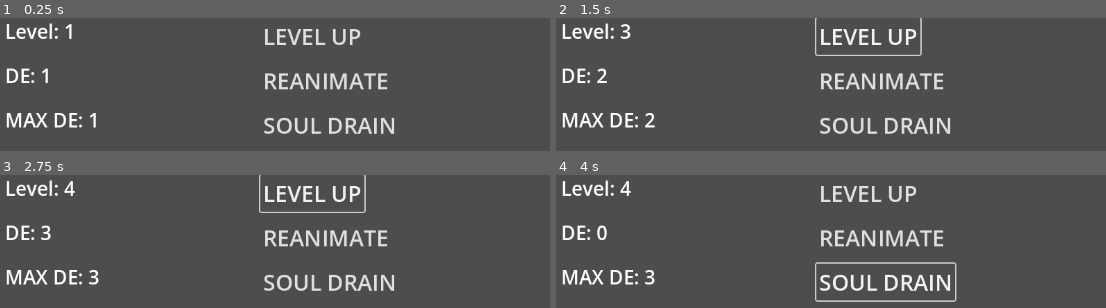
Above: before the commit, frames 1-4 (two rows, left to right).
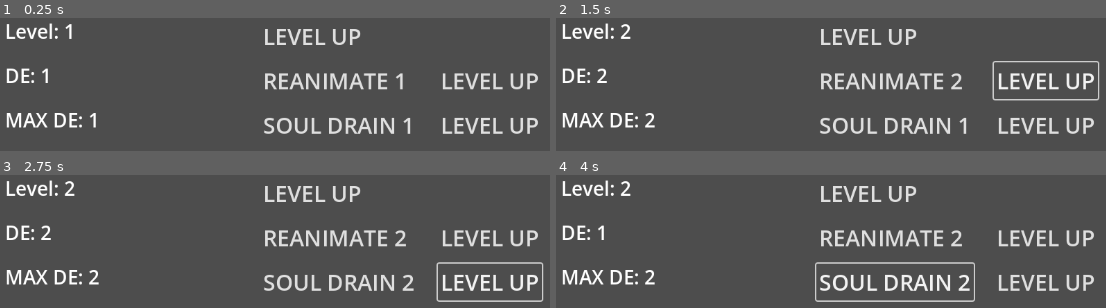
Above: after the commit, the same moments.

Repository: ericosg/arisen
Game: Godot game, scene res://scenes/world.tscn
Two runs of this game, one before a commit and one after it. Both use one fixed random seed, a clock stepped at 60 frames per second and the inputs below.
Inputs:
- Up to frame 1 (0.25 s): no input
- Up to frame 2 (1.5 s): click "LEVEL UP" at 0.5 s; click "LEVEL UP" at 1.25 s
- Up to frame 3 (2.75 s): click "LEVEL UP" at 2 s
- Up to frame 4 (4 s): click "REANIMATE" (after the commit: "REANIMATE 2") at 2.75 s; click "SOUL DRAIN" (after the commit: "SOUL DRAIN 2") at 3.5 s

The runs differ from the first frame. In frame 1, 2.0% of the frame differs, in the area x 72-98%, y 41-88%; in frame 2, 3.3%; in frame 3, 3.5%, in the area x 7-99%, y 0-96%; in frame 4, 2.7%.

Commit message:
show spell levels

Diff:
--- a/scenes/world.tscn
+++ b/scenes/world.tscn
@@ -60,9 +60,29 @@
 theme_type_variation = &"FlatButton"
 text = "SOUL DRAIN"
 
+[node name="ReanimateLevelUp" type="Button" parent="UI"]
+offset_left = 640.0
+offset_top = 64.0
+offset_right = 790.0
+offset_bottom = 117.0
+theme = ExtResource("1_rwgxs")
+theme_type_variation = &"FlatButton"
+text = "LEVEL UP"
+
+[node name="SoulDrainLevelUp" type="Button" parent="UI"]
+offset_left = 640.0
+offset_top = 128.0
+offset_right = 790.0
+offset_bottom = 181.0
+theme = ExtResource("1_rwgxs")
+theme_type_variation = &"FlatButton"
+text = "LEVEL UP"
+
 [node name="MainCharacter" type="Node2D" parent="."]
 script = ExtResource("1_nnsk1")
 
 [connection signal="pressed" from="UI/LevelUp" to="MainCharacter" method="_on_level_up_pressed"]
 [connection signal="pressed" from="UI/Reanimate" to="MainCharacter" method="_on_reanimate_pressed"]
 [connection signal="pressed" from="UI/SoulDrain" to="MainCharacter" method="_on_soul_drain_pressed"]
+[connection signal="pressed" from="UI/ReanimateLevelUp" to="MainCharacter" method="_on_reanimate_level_up_pressed"]
+[connection signal="pressed" from="UI/SoulDrainLevelUp" to="MainCharacter" method="_on_soul_drain_level_up_pressed"]
--- a/scripts/MainCharacter.gd
+++ b/scripts/MainCharacter.gd
@@ -1,8 +1,10 @@
 extends Node
 
-@onready var level_label      : Label = $"../UI/Level"
-@onready var max_de_label     : Label = $"../UI/MaxDarkEnergy"
-@onready var current_de_label : Label = $"../UI/DarkEnergy"
+@onready var level_label       : Label  = $"../UI/Level"
+@onready var max_de_label      : Label  = $"../UI/MaxDarkEnergy"
+@onready var current_de_label  : Label  = $"../UI/DarkEnergy"
+@onready var reanimate_button  : Button = $"../UI/Reanimate"
+@onready var soul_drain_button : Button = $"../UI/SoulDrain"
 
 var level        : int = 1
 var max_base_de  : int = 1
@@ -10,10 +12,9 @@
 var max_de       : int = 1
 var current_de   : int = 1
 
-var spells : Dictionary = {}
+var spells : Dictionary[int, Spell] = {}
 
 func _ready() -> void:
-	# instantiate by class_name
 	spells[Spell.SpellType.REANIMATE]  = SpellReanimate.new()
 	spells[Spell.SpellType.SOUL_DRAIN] = SpellSoulDrain.new()
 
@@ -41,9 +42,11 @@
 	max_de      = max_base_de + max_bonus_de
 
 func _update_ui() -> void:
-	level_label.text      = "Level: %d" % level
-	current_de_label.text = "DE: %d" % current_de
-	max_de_label.text     = "MAX DE: %d" % max_de
+	level_label.text       = "Level: %d" % level
+	current_de_label.text  = "DE: %d" % current_de
+	max_de_label.text      = "MAX DE: %d" % max_de
+	reanimate_button.text  = "REANIMATE %d" % spells[Spell.SpellType.REANIMATE].level
+	soul_drain_button.text = "SOUL DRAIN %d" % spells[Spell.SpellType.SOUL_DRAIN].level
 
 func _show_not_enough_de_popup() -> void:
 	print_debug("Not enough DE!")
@@ -61,8 +64,10 @@
 	current_de = max_de
 	_update_ui()
 
-func _on_reanimate_levelup_pressed() -> void:
+func _on_reanimate_level_up_pressed() -> void:
 	spells[Spell.SpellType.REANIMATE].level_up()
+	_update_ui()
 
-func _on_soul_drain_levelup_pressed() -> void:
+func _on_soul_drain_level_up_pressed() -> void:
 	spells[Spell.SpellType.SOUL_DRAIN].level_up()
+	_update_ui()
